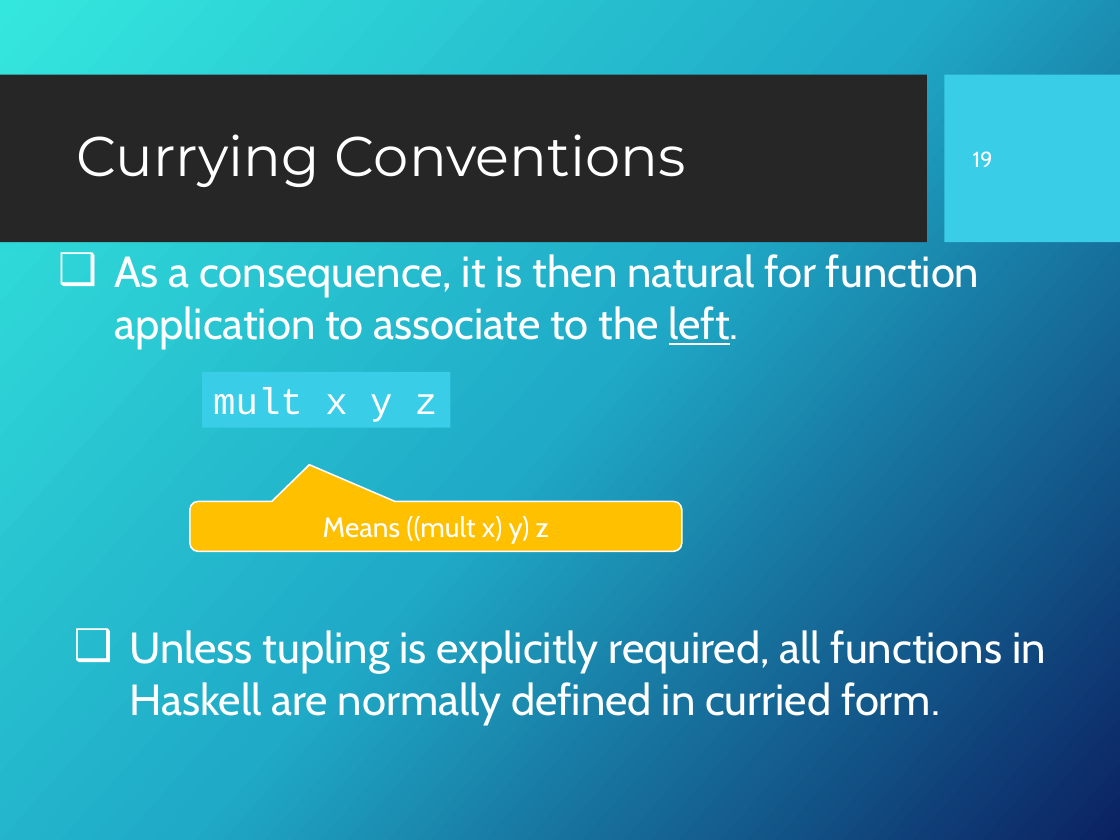
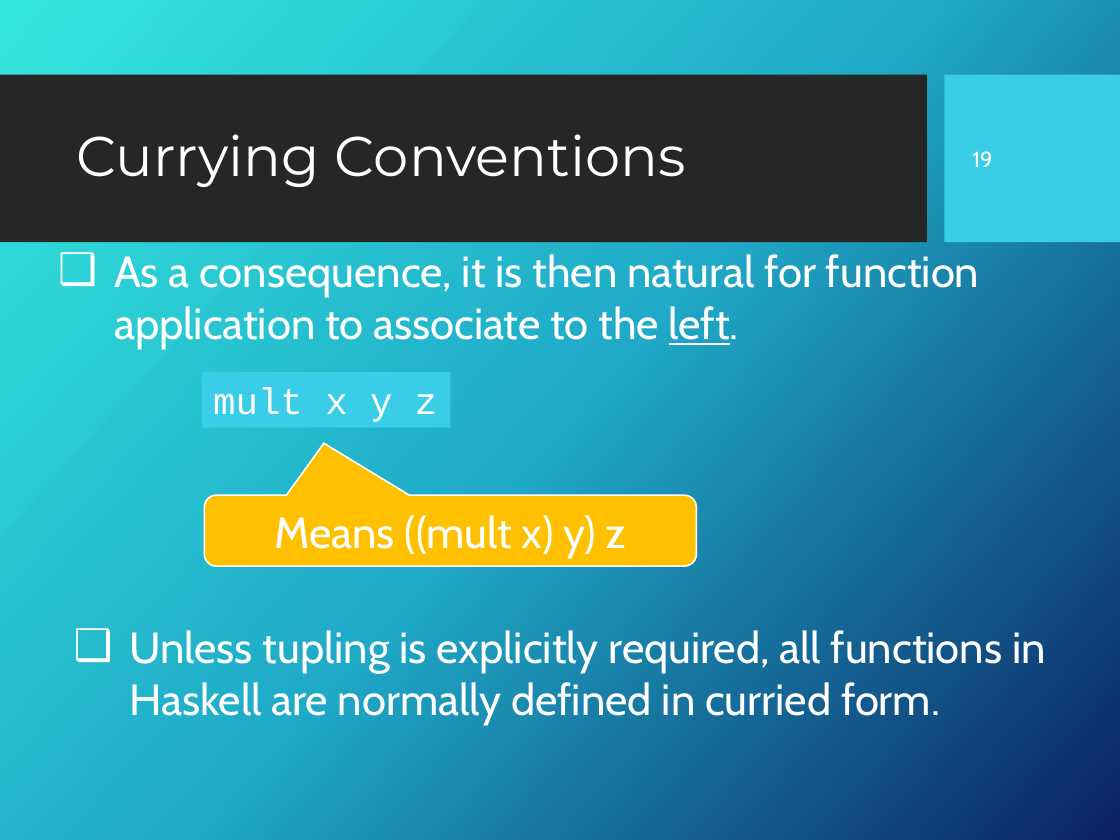
Before and after one commit to Fun-Prog-26/fun-prog-26, a slide deck: slide 20 of topic03-types-and-classes/unit-03a-lectures/talk-1/a-types-and-classes.pptx. Drawn at 1120x840 pixels with LibreOffice and Linux fonts; fonts in the diff are those of the drawing; background and template pictures are left out. Boxes give left, top, right and bottom in pixels: in the first picture for what was removed or moved away, otherwise in the second. Text is boxed around its words. In the diff, an @@ line names an element or a change of style, - is before the commit and + after.

```diff
--- a/topic03-types-and-classes/unit-03a-lectures/talk-1/a-types-and-classes.pptx
+++ b/topic03-types-and-classes/unit-03a-lectures/talk-1/a-types-and-classes.pptx
@@ rounded speech box "Means ((mult x) y) z": place and size @@
-rounded speech box "Means ((mult x) y) z" at [190, 502, 682, 552]
+rounded speech box "Means ((mult x) y) z" at [204, 495, 696, 566]
@@ rounded speech box "Means ((mult x) y) z" at [204, 495, 696, 566]: size 18 to 28 pt @@
```
Also in this commit, not shown: 10 other slides changed, 3 other files.
